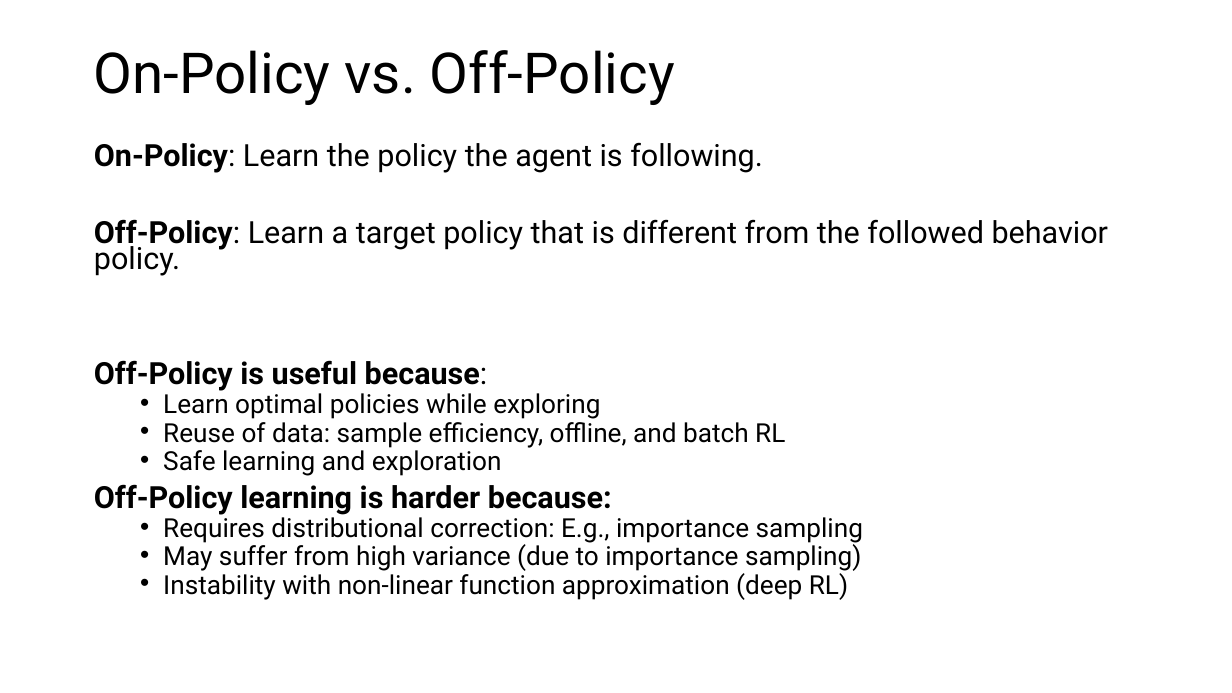
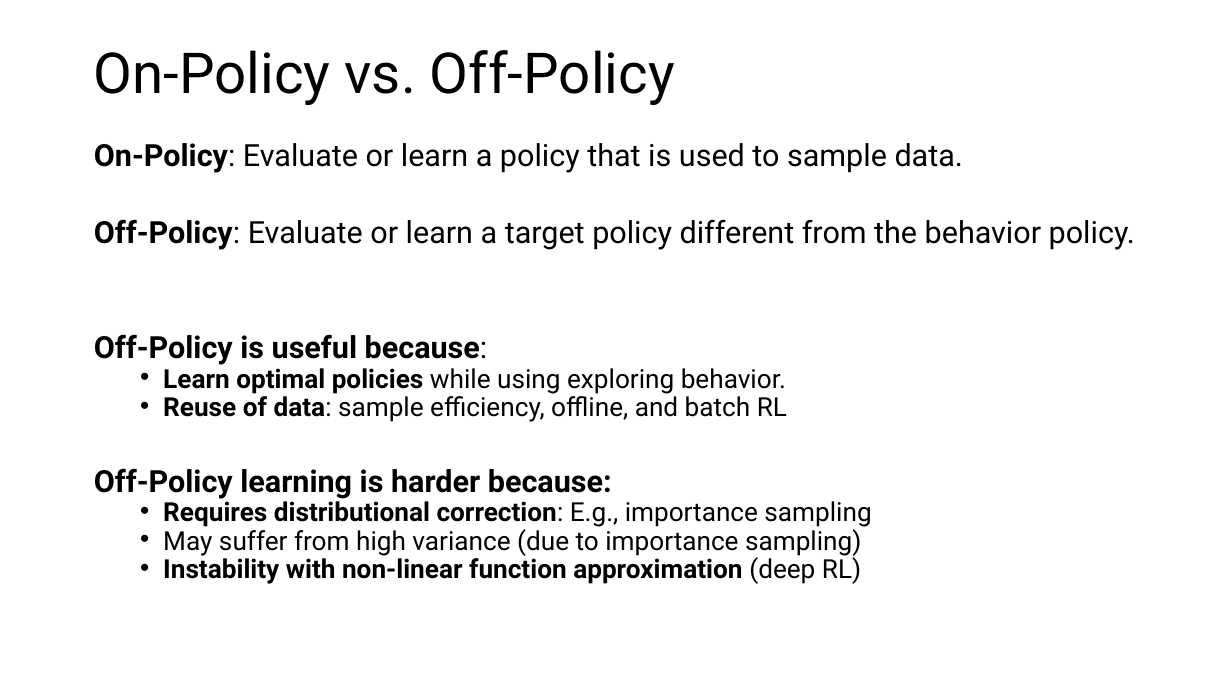
Before and after one commit to mhahsler/Introduction_to_Reinforcement_Learning, a slide deck: slide 21 of slides/Lecture_Chapter08.pptx. Drawn at 1232x693 pixels with LibreOffice and Linux fonts; fonts in the diff are those of the drawing. Boxes give left, top, right and bottom in pixels: in the first picture for what was removed or moved away, otherwise in the second. Text is boxed around its words. In the diff, an @@ line names an element or a change of style, - is before the commit and + after.

```diff
--- a/slides/Lecture_Chapter08.pptx
+++ b/slides/Lecture_Chapter08.pptx
@@ text at bbox=[94, 143, 1135, 250]: text changed @@
-On-Policy: Learn the policy the agent is following.
-Off-Policy: Learn a target policy that is different from the followed behavior policy.
+On-Policy: Evaluate or learn a policy that is used to sample data.
+Off-Policy: Evaluate or learn a target policy different from the behavior policy.
@@ text at bbox=[163, 364, 786, 394]: text changed @@
-  • Learn optimal policies while exploring
+  • Learn optimal policies while using exploring behavior.
@@ text at bbox=[163, 392, 871, 584]: bold on in "Reuse of data:", "Requires distributional correction:", "Instability with non-linear function approximation" @@
@@ text at bbox=[163, 446, 502, 476]: paragraph removed @@
-  • Safe learning and exploration
```
Also in this commit, not shown: 10 other slides changed, 5 other files.
